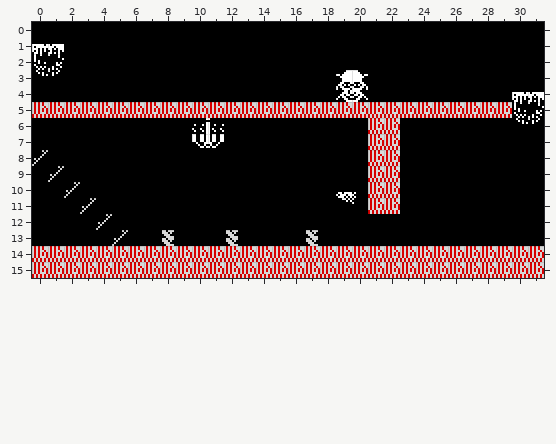
An edit to a level. Tiled map, _in_progress/jsw2/012.tmx. Above: the version before the commit.
Cells are 8x8 px. Shown: x 0..31, y 0..15.
After:
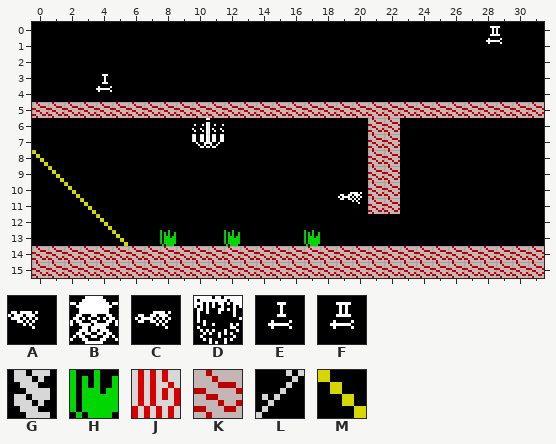
Key: from "Guardians": A 6 "g103_f0", B 14 "g105_f0", C 31 "guardian_031", D 34 "g113_f0", E 71 "guardian_071", F 72 "guardian_072"; from "tiles_hazard": G 7, H 9; from "tiles_solid": J 9, K 11; from "tiles_stairs": L 7, M 9.
_ is an empty cell, . an unchanged one.
Objects are placed by their top-left corner, in cells (3,4 is the top-left corner of cell 3,4); size is 1x1 cell unless given.
The exact change:
--- layer "Tiles"
@@ x 0..31 @@
- 5 JJJJJJJJJJJJJJJJJJJJJJJJJJJJJJJJ
- 6 .....................JJ.........
- 7 .....................JJ.........
- 8 L....................JJ.........
- 9 .L...................JJ.........
-10 ..L..................JJ.........
-11 ...L.................JJ.........
-12 ....L...........................
-13 .....L..G...G....G..............
-14 JJJJJJJJJJJJJJJJJJJJJJJJJJJJJJJJ
-15 JJJJJJJJJJJJJJJJJJJJJJJJJJJJJJJJ
+ 5 KKKKKKKKKKKKKKKKKKKKKKKKKKKKKKKK
+ 6 .....................KK.........
+ 7 .....................KK.........
+ 8 M....................KK.........
+ 9 .M...................KK.........
+10 ..M..................KK.........
+11 ...M.................KK.........
+12 ....M...........................
+13 .....M..H...H....H..............
+14 KKKKKKKKKKKKKKKKKKKKKKKKKKKKKKKK
+15 KKKKKKKKKKKKKKKKKKKKKKKKKKKKKKKK
--- layer "Enemies"
+F "Arrow" at 27.9,0 size 2x2
+E "Arrow" at 3.5,3 size 2x2
+C "Bird" at 19,10 size 2x2
-D "Arrow 0x80" at 0,1.4 size 2x2
-B "Horiz 0x00" at 19,3 size 2x2
-D "Arrow 0x81" at 30,4.4 size 2x2
-A "Horiz 0x01" at 19,10 size 2x2
